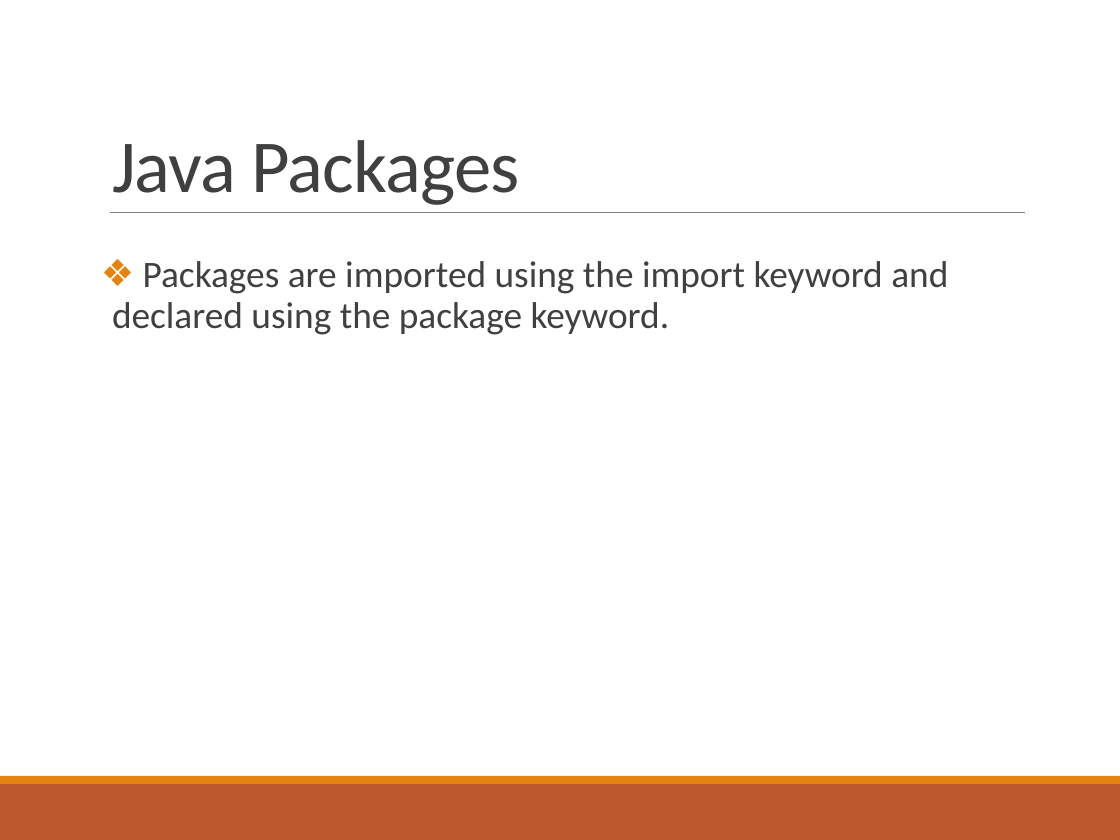
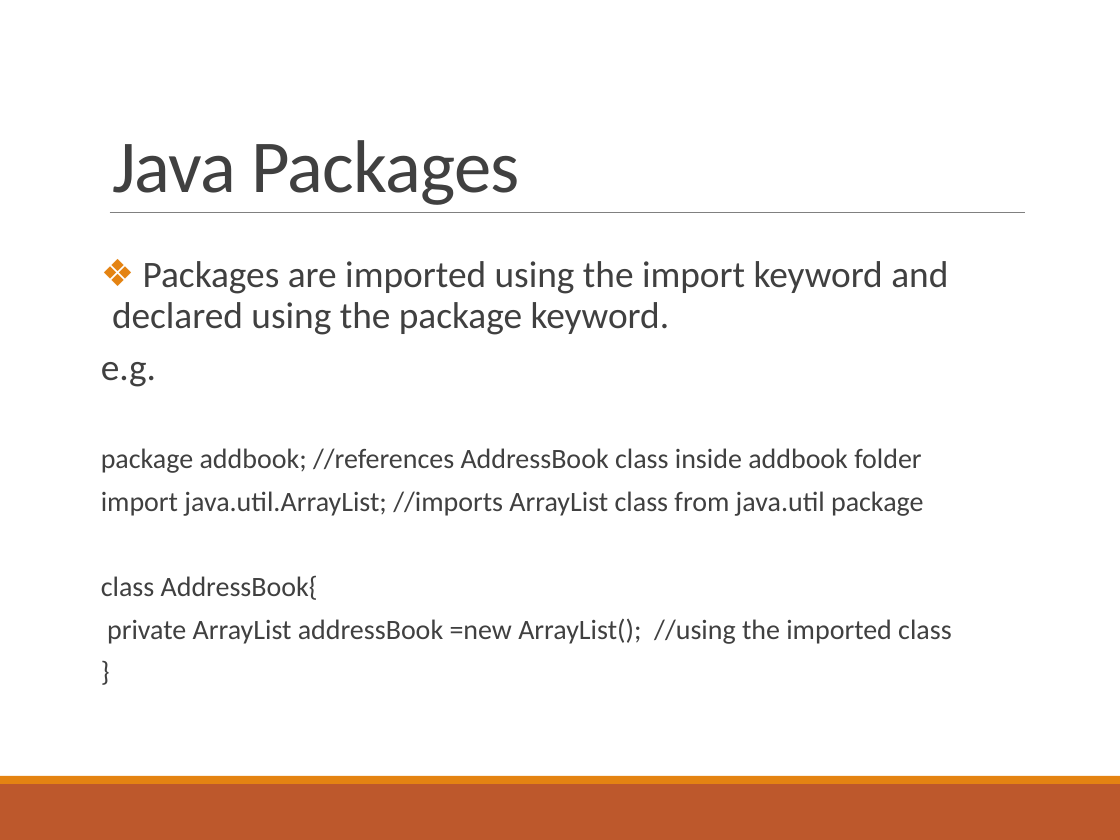
Before and after one commit to deeperj/dillinger, a slide deck: slide 29 of thesis/ukapp2/wqu_isc/sofware_design/Lesson 4 - Java.pptx. Drawn at 1120x840 pixels with LibreOffice and Linux fonts; fonts in the diff are those of the drawing. Boxes give left, top, right and bottom in pixels: in the first picture for what was removed or moved away, otherwise in the second. Text is boxed around its words. In the diff, an @@ line names an element or a change of style, - is before the commit and + after.

Commit message:
java09

```diff
--- a/thesis/ukapp2/wqu_isc/sofware_design/Lesson 4 - Java.pptx
+++ b/thesis/ukapp2/wqu_isc/sofware_design/Lesson 4 - Java.pptx
@@ text at (x1=101, y1=362, x2=952, y2=644): paragraphs added @@
+e.g.
+package addbook; //references AddressBook class inside addbook folder
+import java.util.ArrayList; //imports ArrayList class from java.util package
+class AddressBook{
+private ArrayList addressBook =new ArrayList(); //using the imported class
+}
```
Also in this commit, not shown: 3 other slides changed, 1 slide added, 2 other files.
